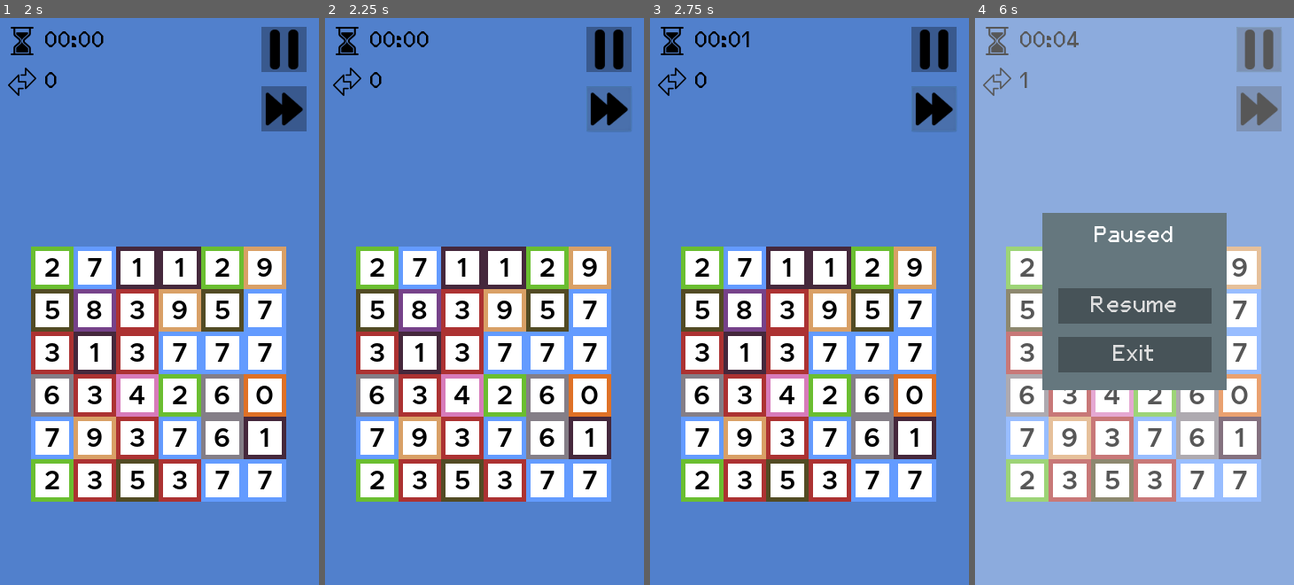
Above: before the commit, frames 1-4 (left to right).
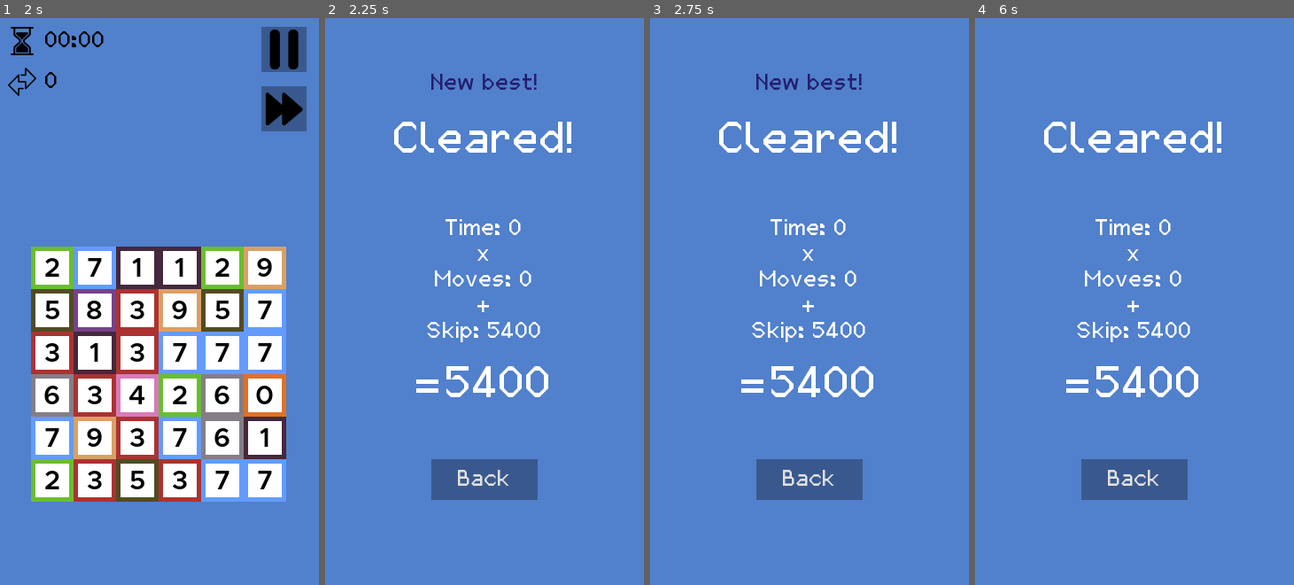
Above: after the commit, the same moments.

Repository: BKopysc/NumericSwipeG3
Game: Godot game, scene res://main.tscn
Two runs of this game, one before a commit and one after it. Both use one fixed random seed, a clock stepped at 60 frames per second and the inputs below.
Inputs (mouse positions are in pixels of both pictures, inside the frame that each line leads up to; where the layout moved, square brackets give the same spot in the first picture):
- Up to frame 1 (2 s): click "Play" at 0.5 s; click "Easy" at 1.25 s
- Up to frame 2 (2.25 s): click (608, 108) at 2 s
- Up to frame 3 (2.75 s): no input
- Up to frame 4 (6 s): click (1134, 477) [1258, 108] at 2.75 s; click (1134, 369) at 3.5 s, where only the run after the commit has a clickable "Play"; click (1080, 301) at 4.25 s, where only the run after the commit has a clickable "Easy"; click (1258, 108) at 5 s; click (1258, 52) at 5.77 s

Frame 1 is identical in both runs. In frame 2, 40% of the frame differs, in the area x 2-97%, y 1-86%; in frame 3, 40%; in frame 4, 100%, in the area x 0-100%, y 0-100%.

Commit message:
working without sound

Diff:
--- a/Global.gd
+++ b/Global.gd
@@ -1,10 +1,11 @@
 extends Node
 
 var level_selected = 0
-var session_high_score = 0
+var session_high_score = 1000000
 var previous_game = 0
 var previous_timer_ctr = 0
 var previous_move_ctr = 0
+var previous_skip_ctr = 0
 var is_high_score = false
 
 const TileVariants = {
@@ -22,11 +23,12 @@
 	NINE = "9"
 	}
 
-func set_previous_game(timer_ctr, move_ctr, score):
+func set_previous_game(timer_ctr, move_ctr, skip_ctr, score):
 	previous_game = score
 	previous_move_ctr = move_ctr
 	previous_timer_ctr = timer_ctr
-	if(score > session_high_score):
+	previous_skip_ctr = skip_ctr
+	if(score < session_high_score):
 		session_high_score = score
 		is_high_score = true
 
--- a/hud/EndHud.gd
+++ b/hud/EndHud.gd
@@ -10,6 +10,7 @@
 
 	$CanvasLayer/VBoxContainer/TimeLabel.text += str(Global.previous_timer_ctr)
 	$CanvasLayer/VBoxContainer/MovesLabel.text += str(Global.previous_move_ctr)
+	$CanvasLayer/VBoxContainer/SkipLabel.text += str(Global.previous_skip_ctr)
 	$CanvasLayer/VBoxContainer/HBoxContainer/AllScoreLabel.text += str(Global.previous_game)
 
 # Called every frame. 'delta' is the elapsed time since the previous frame.
--- a/hud/EndHud.tscn
+++ b/hud/EndHud.tscn
@@ -39,39 +39,59 @@
 anchor_right = 0.5
 anchor_bottom = 0.5
 margin_left = -180.0
-margin_top = -75.0
+margin_top = -95.0
 margin_right = 180.0
-margin_bottom = 75.0
+margin_bottom = 100.0
 alignment = 1
 
 [node name="TimeLabel" type="Label" parent="CanvasLayer/VBoxContainer"]
-margin_top = 6.0
 margin_right = 360.0
-margin_bottom = 31.0
+margin_bottom = 25.0
 theme = ExtResource( 3 )
 text = "Time: "
 align = 1
 
 [node name="Label4" type="Label" parent="CanvasLayer/VBoxContainer"]
-margin_top = 35.0
+margin_top = 29.0
 margin_right = 360.0
-margin_bottom = 60.0
+margin_bottom = 54.0
 theme = ExtResource( 3 )
 text = "x"
 align = 1
 
 [node name="MovesLabel" type="Label" parent="CanvasLayer/VBoxContainer"]
-margin_top = 64.0
+margin_top = 58.0
 margin_right = 360.0
-margin_bottom = 89.0
+margin_bottom = 83.0
 theme = ExtResource( 3 )
 text = "Moves: "
 align = 1
 
+[node name="MovesLabel2" type="Label" parent="CanvasLayer/VBoxContainer"]
+margin_top = 87.0
+margin_right = 360.0
+margin_bottom = 112.0
+theme = ExtResource( 3 )
+text = "+"
+align = 1
+
+[node name="SkipLabel" type="Label" parent="CanvasLayer/VBoxContainer"]
+margin_top = 116.0
+margin_right = 360.0
+margin_bottom = 141.0
+theme = ExtResource( 3 )
+text = "Skip: "
+align = 1
+
+[node name="Empty" type="Label" parent="CanvasLayer/VBoxContainer"]
+margin_top = 145.0
+margin_right = 360.0
+margin_bottom = 159.0
+
 [node name="HBoxContainer" type="HBoxContainer" parent="CanvasLayer/VBoxContainer"]
-margin_top = 93.0
+margin_top = 163.0
 margin_right = 360.0
-margin_bottom = 143.0
+margin_bottom = 213.0
 alignment = 1
 
 [node name="Label4" type="Label" parent="CanvasLayer/VBoxContainer/HBoxContainer"]
--- a/hud/LevelHud.gd
+++ b/hud/LevelHud.gd
@@ -2,6 +2,7 @@
 
 signal game_paused
 signal game_exited
+signal game_skipped
 
 # Declare member variables here. Examples:
 # var a = 2
@@ -39,3 +40,8 @@
 func _on_PauseHud_resume_pressed():
 	$PauseHud.hide()
 	emit_signal("game_paused", false)
+
+
+
+func _on_Button_pressed():
+	emit_signal("game_skipped")
--- a/hud/LevelHud.tscn
+++ b/hud/LevelHud.tscn
@@ -83,5 +83,6 @@
 visible = false
 
 [connection signal="pressed" from="CanvasLayer/VBoxContainer/PauseButton" to="." method="_on_PauseButton_pressed"]
+[connection signal="pressed" from="CanvasLayer/VBoxContainer/Button" to="." method="_on_Button_pressed"]
 [connection signal="exit_pressed" from="PauseHud" to="." method="_on_PauseHud_exit_pressed"]
 [connection signal="resume_pressed" from="PauseHud" to="." method="_on_PauseHud_resume_pressed"]
--- a/levels/DefaultLevel.gd
+++ b/levels/DefaultLevel.gd
@@ -39,5 +39,13 @@
 
 func _on_TileContainer_game_end():
 	var score = timer_ctr*move_ctr
-	Global.set_previous_game(timer_ctr, move_ctr, score)
+	Global.set_previous_game(timer_ctr, move_ctr, 0, score)
 	get_tree().change_scene("res://hud/EndHud.tscn")
+
+
+func _on_LevelHud_game_skipped():
+	var left = $TileContainer.get_num_of_tiles_left()
+	var skip_ctr = left*150
+	var score = timer_ctr*move_ctr + skip_ctr
+	Global.set_previous_game(timer_ctr, move_ctr, skip_ctr, score)
+	get_tree().change_scene("res://hud/EndHud.tscn")
--- a/levels/DefaultLevel.tscn
+++ b/levels/DefaultLevel.tscn
@@ -19,6 +19,7 @@
 
 [connection signal="game_exited" from="LevelHud" to="." method="_on_LevelHud_game_exited"]
 [connection signal="game_paused" from="LevelHud" to="." method="_on_LevelHud_game_paused"]
+[connection signal="game_skipped" from="LevelHud" to="." method="_on_LevelHud_game_skipped"]
 [connection signal="timeout" from="BasicTimer" to="." method="_on_BasicTimer_timeout"]
 [connection signal="game_end" from="TileContainer" to="." method="_on_TileContainer_game_end"]
 [connection signal="moved" from="TileContainer" to="." method="_on_TileContainer_moved"]
--- a/tiles/TileContainer.gd
+++ b/tiles/TileContainer.gd
@@ -199,3 +199,6 @@
 
 func _on_MistakeTimer_timeout():
 	$MistakeRect.hide()
+
+func get_num_of_tiles_left():
+	return max_score - cleared
